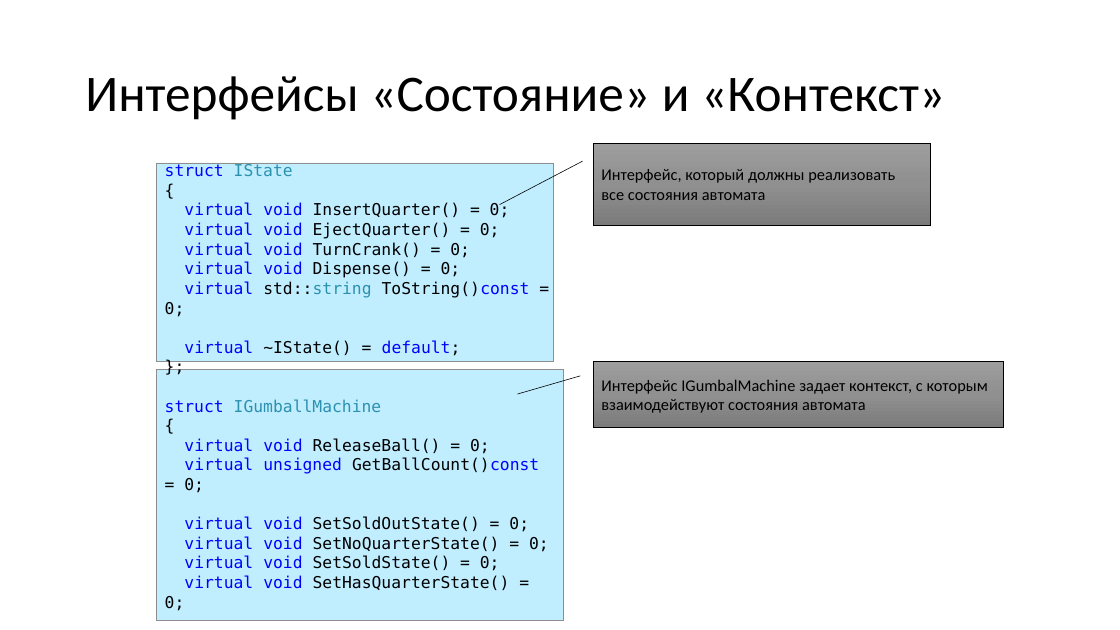
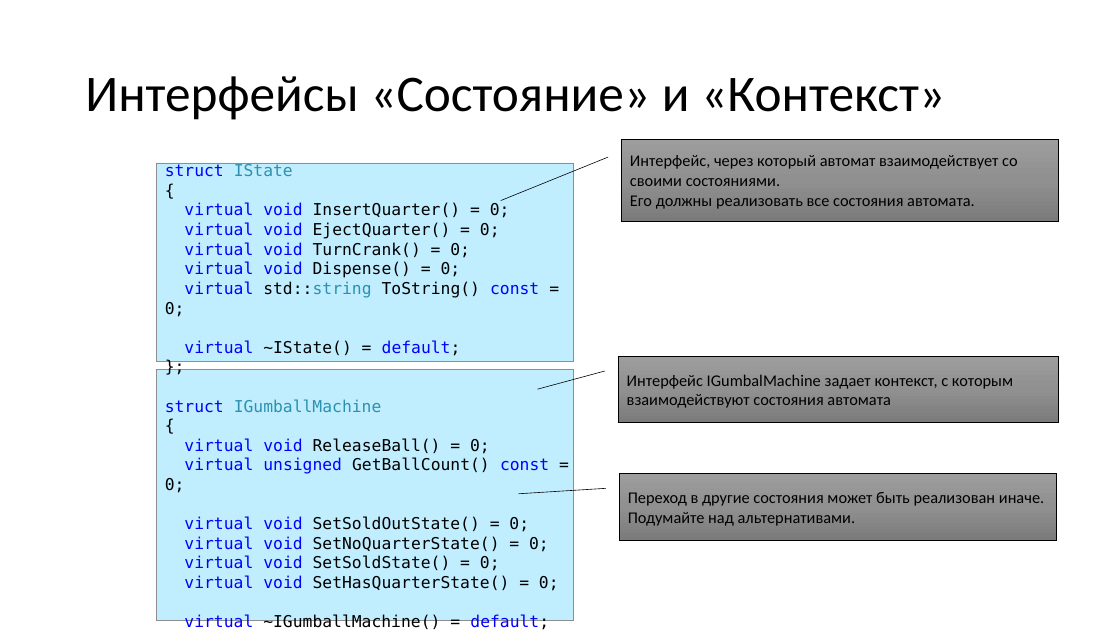
Before and after one commit to alexey-malov/ood, a slide deck: slide 19 of lectures/11.state/state.pptx (slide 17 before the commit). Drawn at 1120x630 pixels with LibreOffice and Linux fonts; fonts in the diff are those of the drawing. Boxes give left, top, right and bottom in pixels: in the first picture for what was removed or moved away, otherwise in the second. Text is boxed around its words. In the diff, an @@ line names an element or a change of style, - is before the commit and + after.

Commit message:
Обновил материалы по паттерну "Состояние"

```diff
--- a/lectures/11.state/state.pptx
+++ b/lectures/11.state/state.pptx
@@ border callout "Интерфейс, через который автомат взаимодействует ..." resized from (x1=593, y1=143, x2=931, y2=225) to (x1=622, y1=139, x2=1059, y2=221) @@
@@ rectangle resized from (x1=156, y1=163, x2=553, y2=361) to (x1=156, y1=163, x2=573, y2=361) @@
@@ text in border callout at (x1=630, y1=155, x2=1018, y2=209): text changed @@
-Интерфейс, который должны реализовать все состояния автомата
+Интерфейс, через который автомат взаимодействует со своими состояниями.
+Его должны реализовать все состояния автомата.
@@ text at (x1=165, y1=281, x2=539, y2=317): spaces changed @@
-virtual std::string ToString()const = 0;
+virtual std::string ToString() const = 0;
@@ border callout "Интерфейс IGumbalMachine задает контекст, с ..." resized from (x1=593, y1=361, x2=1003, y2=428) to (x1=618, y1=356, x2=1059, y2=423) @@
@@ rectangle resized from (x1=156, y1=370, x2=563, y2=620) to (x1=156, y1=370, x2=573, y2=620) @@
@@ text at (x1=165, y1=457, x2=549, y2=493): spaces changed @@
-virtual unsigned GetBallCount()const = 0;
+virtual unsigned GetBallCount() const = 0;
@@ border callout added at (x1=620, y1=474, x2=1057, y2=540), fill gradient #9D9D9D to #909090 to #7C7C7C, outline #000000 0.5 pt, 14 pt, text #000000 @@
+Переход в другие состояния может быть реализован иначе. Подумайте над альтернативами.
```
Also in this commit, not shown: 11 other slides changed, 7 slides added, 2 other files.
